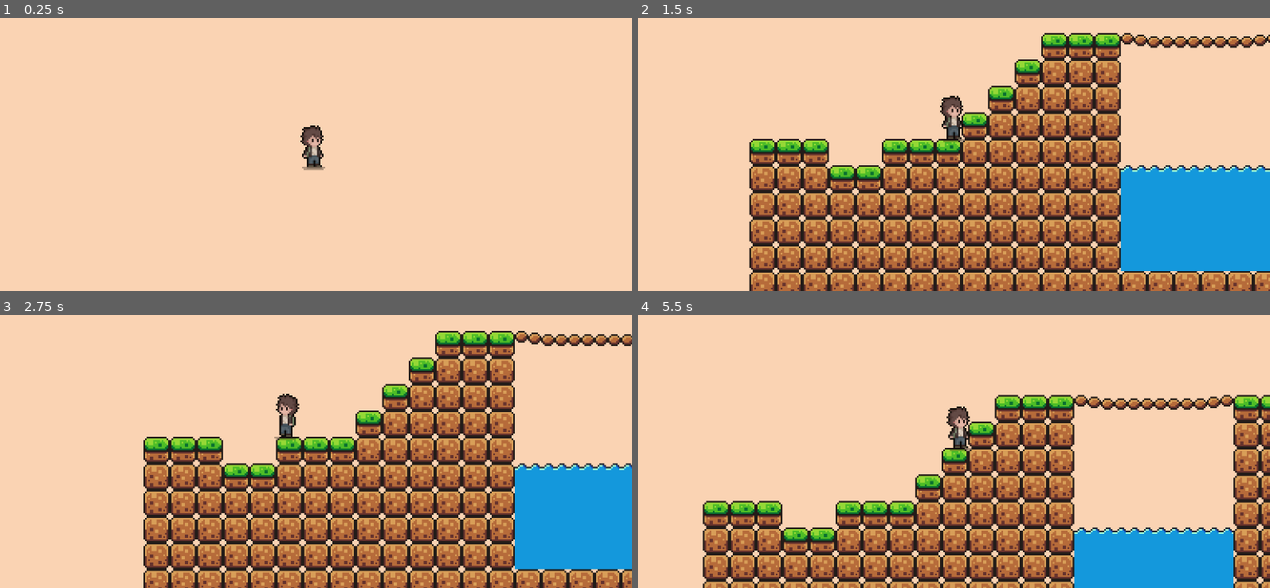
Above: before the commit, frames 1-4 (two rows, left to right).
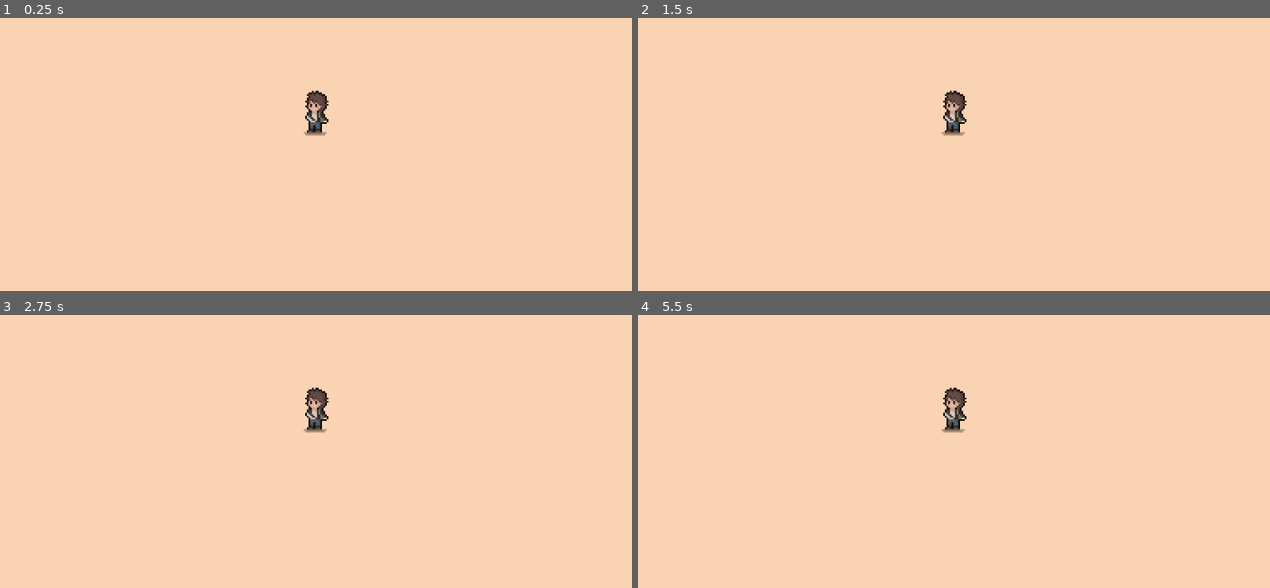
Above: after the commit, the same moments.

Repository: Tylefnx/super-autistic-bario
Game: Godot game, scene res://scenes/levels/stage_1.tscn
Same seed, same stepped clock (60 frames per second), same inputs: the game is played once before the commit and once after it.
Inputs:
- Up to frame 1 (0.25 s): no input
- Up to frame 2 (1.5 s): hold Right (ui_right) from 0.53 s (still down); tap Up (ui_up) at 0.77 s
- Up to frame 3 (2.75 s): tap Up (ui_up) at 1.52 s; release Right (ui_right) at 2.03 s; hold Left (ui_left) from 2.03 s (still down)
- Up to frame 4 (5.5 s): release Left (ui_left) at 2.78 s; hold Right (ui_right) 2.78-4.28 s; tap Up (ui_up) at 3.02, 3.77, 4.52 s; hold Left (ui_left) 4.28-5.03 s; hold Right (ui_right) from 5.03 s (still down)

The runs differ from the first frame. In frame 1, 0.8% of the frame differs, in the area x 47-53%, y 26-56%; in frame 2, 50%, in the area x 17-100%, y 5-100%; in frame 3, 48%; in frame 4, 35%.

Commit message:
Created some substats for bario

Diff:
--- a/scenes/bario.tscn
+++ b/scenes/characters/bario.tscn
@@ -1,88 +1,88 @@
 [gd_scene load_steps=27 format=3 uid="uid://caiehwkd44ot4"]
 
-[ext_resource type="Texture2D" uid="uid://cxcm02s2ooq3v" path="res://assets/characters/bario/Stab.png" id="1_o8wm7"]
-[ext_resource type="Script" path="res://scripts/bario.gd" id="1_wy0b7"]
-[ext_resource type="Texture2D" uid="uid://dwh6su7wta02g" path="res://assets/characters/bario/Idle.png" id="2_185hb"]
-[ext_resource type="Texture2D" uid="uid://sn3k217kflqb" path="res://assets/characters/bario/Walk.png" id="4_h3nnk"]
+[ext_resource type="Script" path="res://scripts/characters/bario.gd" id="1_4syia"]
+[ext_resource type="Texture2D" uid="uid://cxcm02s2ooq3v" path="res://assets/characters/bario/Stab.png" id="2_mph8o"]
+[ext_resource type="Texture2D" uid="uid://dwh6su7wta02g" path="res://assets/characters/bario/Idle.png" id="3_udjn5"]
+[ext_resource type="Texture2D" uid="uid://sn3k217kflqb" path="res://assets/characters/bario/Walk.png" id="4_cp0m8"]
 
 [sub_resource type="AtlasTexture" id="AtlasTexture_tdx7b"]
-atlas = ExtResource("1_o8wm7")
+atlas = ExtResource("2_mph8o")
 region = Rect2(96, 96, 32, 32)
 
 [sub_resource type="AtlasTexture" id="AtlasTexture_jydvs"]
-atlas = ExtResource("1_o8wm7")
+atlas = ExtResource("2_mph8o")
 region = Rect2(64, 96, 32, 32)
 
 [sub_resource type="AtlasTexture" id="AtlasTexture_atjwp"]
-atlas = ExtResource("1_o8wm7")
+atlas = ExtResource("2_mph8o")
 region = Rect2(32, 96, 32, 32)
 
 [sub_resource type="AtlasTexture" id="AtlasTexture_nidnr"]
-atlas = ExtResource("1_o8wm7")
+atlas = ExtResource("2_mph8o")
 region = Rect2(0, 96, 32, 32)
 
 [sub_resource type="AtlasTexture" id="AtlasTexture_tlr64"]
-atlas = ExtResource("1_o8wm7")
+atlas = ExtResource("2_mph8o")
 region = Rect2(96, 64, 32, 32)
 
 [sub_resource type="AtlasTexture" id="AtlasTexture_wcd7m"]
-atlas = ExtResource("1_o8wm7")
+atlas = ExtResource("2_mph8o")
 region = Rect2(64, 64, 32, 32)
 
 [sub_resource type="AtlasTexture" id="AtlasTexture_0knvx"]
-atlas = ExtResource("1_o8wm7")
+atlas = ExtResource("2_mph8o")
 region = Rect2(32, 64, 32, 32)
 
 [sub_resource type="AtlasTexture" id="AtlasTexture_u1vu1"]
-atlas = ExtResource("1_o8wm7")
+atlas = ExtResource("2_mph8o")
 region = Rect2(0, 64, 32, 32)
 
 [sub_resource type="AtlasTexture" id="AtlasTexture_q3jjc"]
-atlas = ExtResource("2_185hb")
+atlas = ExtResource("3_udjn5")
 region = Rect2(0, 96, 32, 32)
 
 [sub_resource type="AtlasTexture" id="AtlasTexture_lr2fm"]
-atlas = ExtResource("2_185hb")
+atlas = ExtResource("3_udjn5")
 region = Rect2(32, 96, 32, 32)
 
 [sub_resource type="AtlasTexture" id="AtlasTexture_jqs71"]
-atlas = ExtResource("2_185hb")
+atlas = ExtResource("3_udjn5")
 region = Rect2(0, 64, 32, 32)
 
 [sub_resource type="AtlasTexture" id="AtlasTexture_vsr01"]
-atlas = ExtResource("2_185hb")
+atlas = ExtResource("3_udjn5")
 region = Rect2(32, 64, 32, 32)
 
 [sub_resource type="AtlasTexture" id="AtlasTexture_eviw7"]
-atlas = ExtResource("4_h3nnk")
+atlas = ExtResource("4_cp0m8")
 region = Rect2(0, 96, 32, 32)
 
 [sub_resource type="AtlasTexture" id="AtlasTexture_6qtls"]
-atlas = ExtResource("4_h3nnk")
+atlas = ExtResource("4_cp0m8")
 region = Rect2(32, 96, 32, 32)
 
 [sub_resource type="AtlasTexture" id="AtlasTexture_io7t3"]
-atlas = ExtResource("4_h3nnk")
+atlas = ExtResource("4_cp0m8")
 region = Rect2(64, 96, 32, 32)
 
 [sub_resource type="AtlasTexture" id="AtlasTexture_xwyq1"]
-atlas = ExtResource("4_h3nnk")
+atlas = ExtResource("4_cp0m8")
 region = Rect2(96, 96, 32, 32)
 
 [sub_resource type="AtlasTexture" id="AtlasTexture_3cahy"]
-atlas = ExtResource("4_h3nnk")
+atlas = ExtResource("4_cp0m8")
 region = Rect2(0, 64, 32, 32)
 
 [sub_resource type="AtlasTexture" id="AtlasTexture_gas3d"]
-atlas = ExtResource("4_h3nnk")
+atlas = ExtResource("4_cp0m8")
 region = Rect2(32, 64, 32, 32)
 
 [sub_resource type="AtlasTexture" id="AtlasTexture_2i1pl"]
-atlas = ExtResource("4_h3nnk")
+atlas = ExtResource("4_cp0m8")
 region = Rect2(64, 64, 32, 32)
 
 [sub_resource type="AtlasTexture" id="AtlasTexture_mgqnc"]
-atlas = ExtResource("4_h3nnk")
+atlas = ExtResource("4_cp0m8")
 region = Rect2(96, 64, 32, 32)
 
 [sub_resource type="SpriteFrames" id="SpriteFrames_42qnb"]
@@ -100,7 +100,7 @@
 "duration": 1.0,
 "texture": SubResource("AtlasTexture_nidnr")
 }],
-"loop": true,
+"loop": false,
 "name": &"atkLeft",
 "speed": 12.0
 }, {
@@ -117,7 +117,7 @@
 "duration": 1.0,
 "texture": SubResource("AtlasTexture_u1vu1")
 }],
-"loop": true,
+"loop": false,
 "name": &"atkRight",
 "speed": 12.0
 }, {
@@ -179,17 +179,19 @@
 }]
 
 [sub_resource type="RectangleShape2D" id="RectangleShape2D_qiaa0"]
-size = Vector2(11, 23)
+size = Vector2(8, 23)
 
 [node name="bario" type="CharacterBody2D"]
-script = ExtResource("1_wy0b7")
+script = ExtResource("1_4syia")
 
 [node name="animated_sprite" type="AnimatedSprite2D" parent="."]
 position = Vector2(0, -16)
 sprite_frames = SubResource("SpriteFrames_42qnb")
-animation = &"idleLeft"
-frame_progress = 0.908146
+animation = &"atkLeft"
 
 [node name="CollisionShape2D" type="CollisionShape2D" parent="."]
-position = Vector2(-0.5, -13.5)
+position = Vector2(1, -13)
 shape = SubResource("RectangleShape2D_qiaa0")
+
+[node name="attack_timer" type="Timer" parent="."]
+wait_time = 0.383
